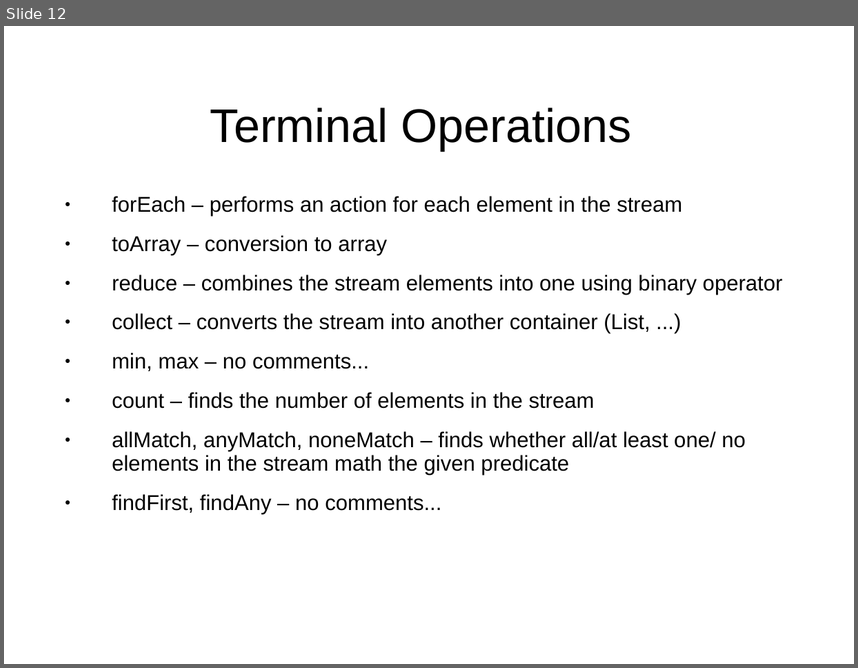
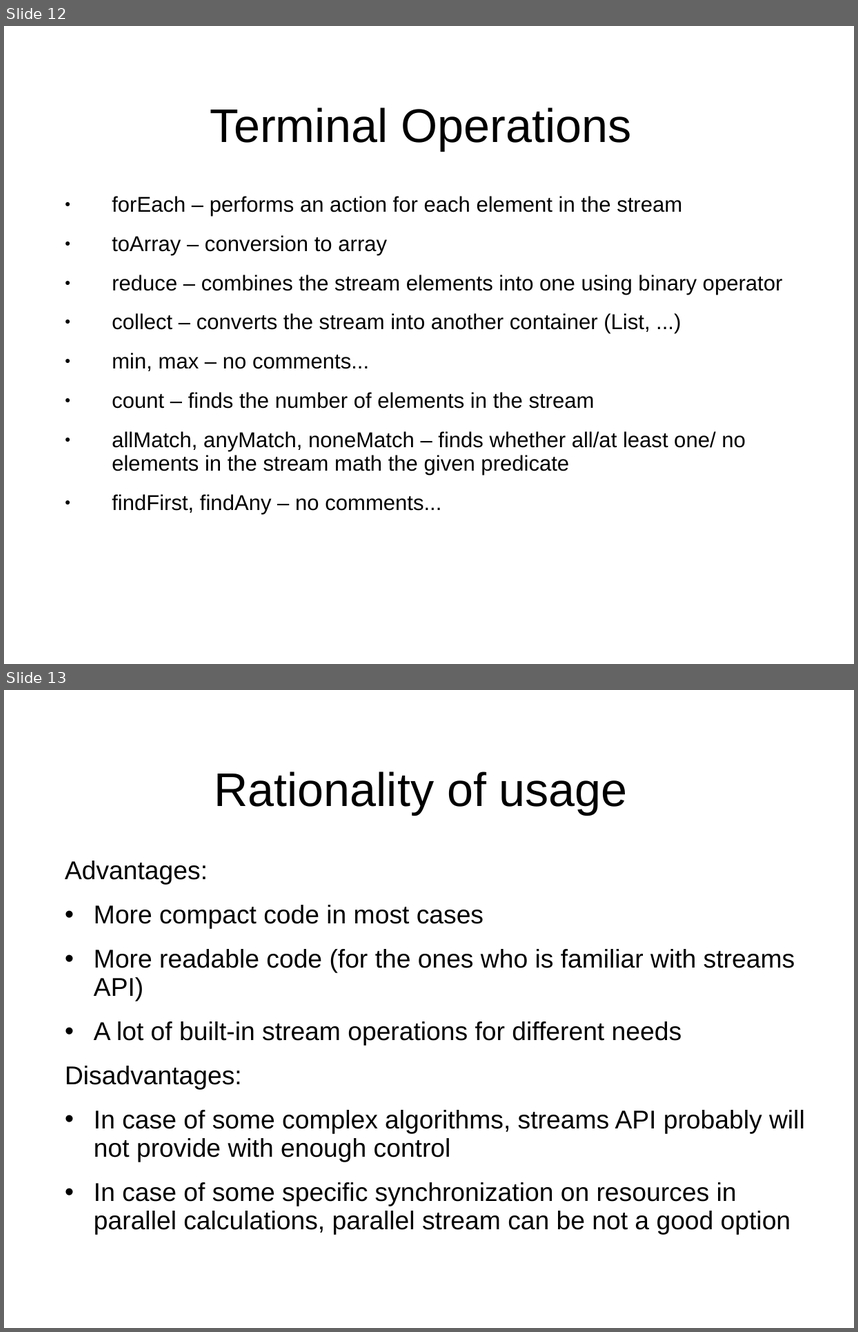
Before and after one commit to AndreySk/java8, a slide deck: Java8.ppt. Shown one above the other, each under a label of ours: slide 12 before the commit, slides 12 and 13 after it. The pictures are 858x668 and 858x1332 pixels, drawn with LibreOffice and Linux fonts; fonts in the diff are those of the drawing; background and template pictures are left out. Boxes give left, top, right and bottom in pixels: in the first picture for what was removed or moved away, otherwise in the second. Text is boxed around its words. In the diff, an @@ line names an element or a change of style, - is before the commit and + after.

```diff
--- a/Java8.ppt
+++ b/Java8.ppt
@@ slide 13 added at [4,690,854,1328], background picture (left out) @@
@@ title added at [214,771,628,815], 44 pt, text #000000 @@
+Rationality of usage
@@ text added at [65,860,805,1234], 24 pt, text #000000 @@
+Advantages:
+• More compact code in most cases
+• More readable code (for the ones who is familiar with streams API)
+• A lot of built-in stream operations for different needs
+Disadvantages:
+• In case of some complex algorithms, streams API probably will not provide with enough control
+• In case of some specific synchronization on resources in parallel calculations, parallel stream can be not a good option
```
Also in this commit, not shown: 3 slides changed, 4 other files.
